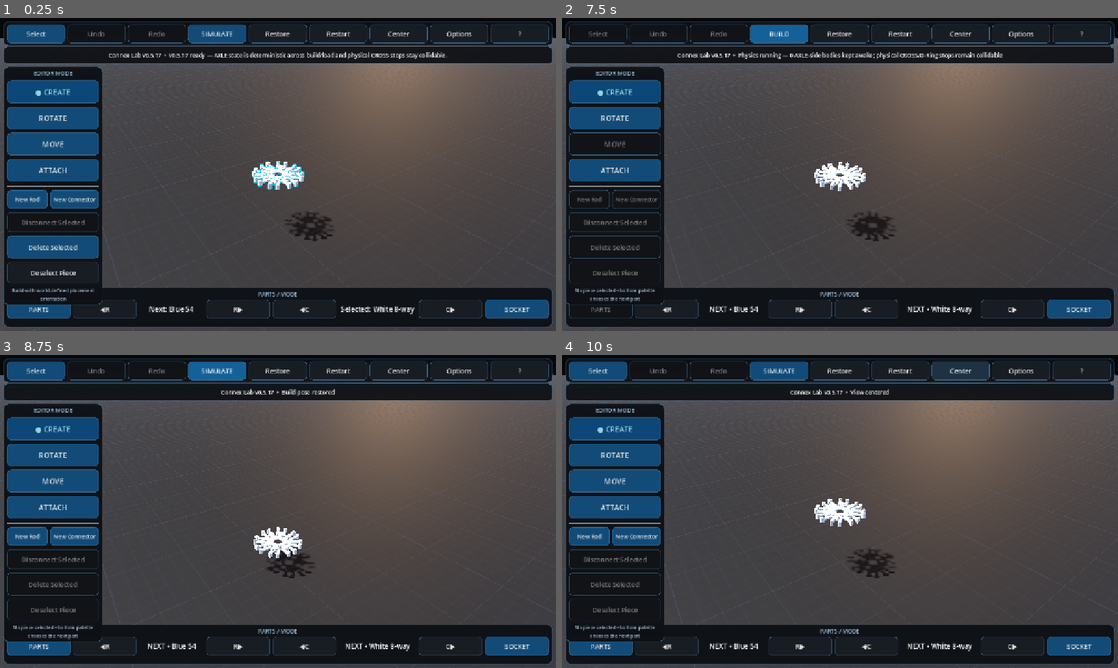
Above: before the commit, frames 1-4 (two rows, left to right).
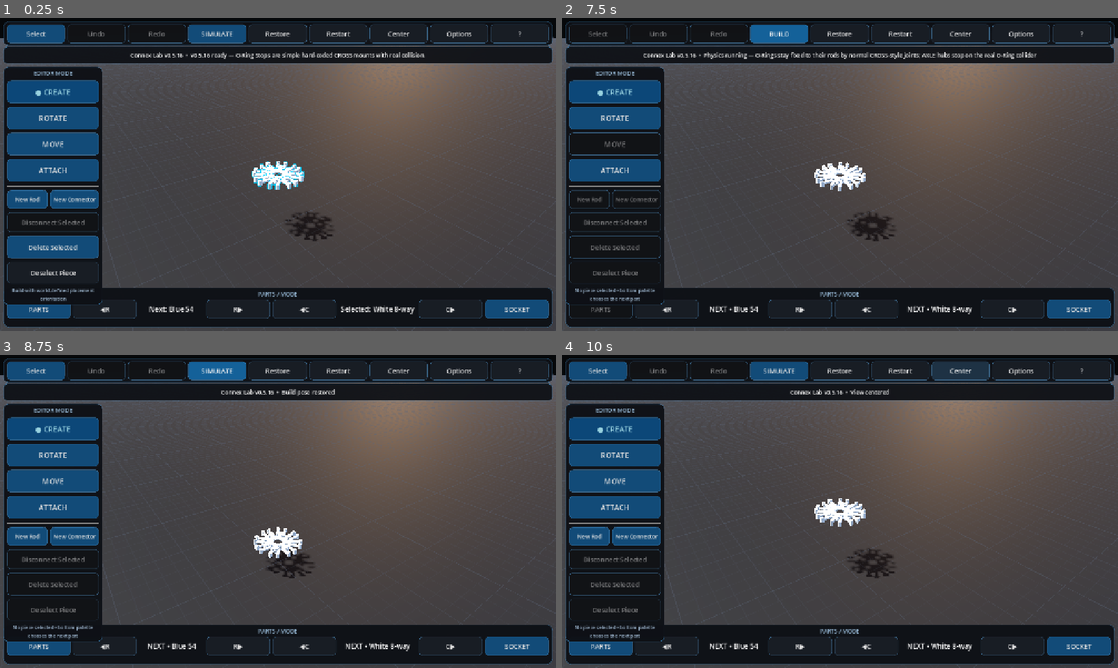
Above: after the commit, the same moments.

Repository: pixel375/connex
Game: Godot game, scene res://Main.tscn
The game is run twice, just before and just after one commit, with the same random seed, the same clock (stepped at 60 frames per second) and the same inputs.
Inputs:
- Up to frame 1 (0.25 s): no input
- Up to frame 2 (7.5 s): click "Restart" at 0.5 s; click "Restart" at 1.25 s; click "Restart" at 2 s; click "New Rod" at 2.75 s; click "● New Rod" at 3.5 s; click "New Rod" at 4.25 s; click "● New Rod" at 5 s; click "Select" at 5.75 s; click "SELECT…" at 6.5 s; click "SIMULATE" at 7.25 s
- Up to frame 3 (8.75 s): click "BUILD" at 8 s
- Up to frame 4 (10 s): click "Restore" at 8.75 s; click "Center" at 9.5 s

The runs differ from the first frame. In frame 1, 0.7% of the frame differs, in the area x 19-81%, y 10-14%; in frame 2, 0.8%, in the area x 14-86%, y 10-14%; in frame 3, less than 0.1%; in frame 4, less than 0.1%.

Commit message:
Keep shipping entry point unchanged during physics validation

Diff:
--- a/Main.tscn
+++ b/Main.tscn
@@ -1,8 +1,8 @@
 [gd_scene load_steps=3 format=3]
 
-; v0.5.17 deterministic AXLE / CROSS-stop runtime: res://scripts/main_v072.gd
-; v0.5.16 O-Ring simplification retained below it: res://scripts/main_v071.gd
-[ext_resource type="Script" path="res://scripts/main_v072.gd" id="1_main"]
+; v0.5.16 simplified physical O-Ring runtime: res://scripts/main_v071.gd
+; v0.5.14 O-Ring lineage marker: res://scripts/main_v069.gd
+[ext_resource type="Script" path="res://scripts/main_v071.gd" id="1_main"]
 [ext_resource type="Script" path="res://scripts/physics_slider_fix_v052.gd" id="2_physics_fix"]
 
 [node name="Main" type="Node3D"]
